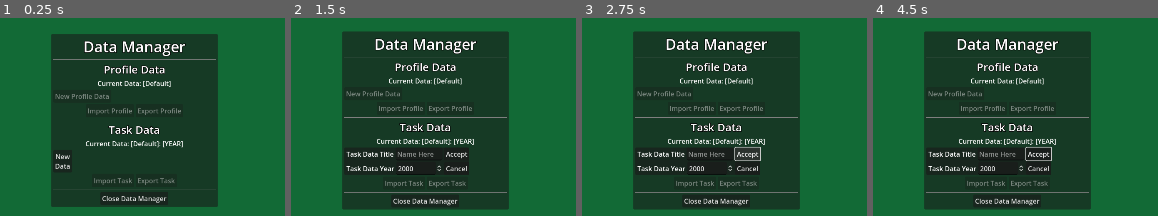
Above: before the commit, frames 1-4 (left to right).
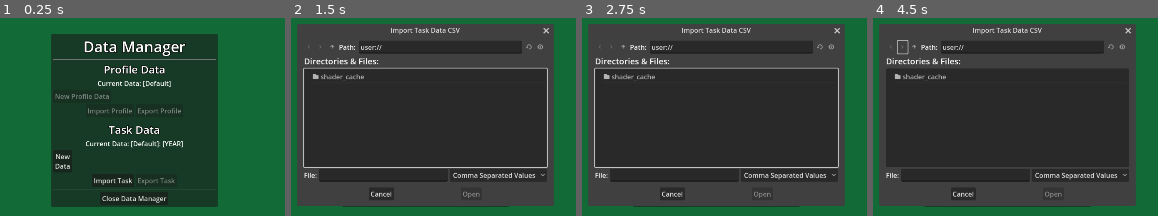
Above: after the commit, the same moments.

Repository: Phoenix-Greenleaf/GG-Household-Helper
Game: Godot game, scene res://scenes/data_manager_screen.tscn
The game is run twice, just before and just after one commit, with the same random seed, the same clock (stepped at 60 frames per second) and the same inputs. This scene is started directly instead of the project's main scene.
Inputs (mouse positions are in pixels of both pictures, inside the frame that each line leads up to):
- Up to frame 1 (0.25 s): no input
- Up to frame 2 (1.5 s): click (405, 180) at 0.5 s, where only the run after the commit has a clickable "Import Task"; click "New Data" at 1.25 s
- Up to frame 3 (2.75 s): click (747, 154) at 2 s, where only the run before the commit has a clickable "Accept"
- Up to frame 4 (4.5 s): click (1038, 154) at 2.75 s, where only the run before the commit has a clickable "Accept"; click (935, 160) at 3.5 s, where only the run after the commit has a clickable "New Data"; click (901, 47) at 4.27 s

The runs differ from the first frame. In frame 1, 0.2% of the frame differs, in the area x 32-47%, y 80-85%; in frame 2, 52%; in frame 3, 52%, in the area x 2-93%, y 3-97%; in frame 4, 52%.

Commit message:
TaskGridContainer gets some love, error.keys error
GridContainer lost its initial test, now has text outputs for the various states. GridContainer now grabs the global tasksheet on _ready and when the global is changed.  Added a MANUALLY TYPED array because Error.keys() is somehow not allowed. But I did get to add a funny "Highscore" feature to the error outputs.

Diff:
--- a/gui/data_manager/data_manager.gd
+++ b/gui/data_manager/data_manager.gd
@@ -19,6 +19,19 @@
 var export_folder = "user://exports/"
 
 var task_button_count: int = 0
+
+var error_keys : Array = [
+	"OK", #0
+	"FAILED", #1
+	"ERR_UNAVAILABLE", #2
+	"ERR_UNCONFIGURED", #3
+	"ERR_UNAUTHORIZED", #4
+	"ERR_PARAMETER_RANGE_ERROR", #5
+	"ERR_OUT_OF_MEMORY", #6
+	"ERR_FILE_NOT_FOUND" #7
+]
+
+
 
 
 func _ready() -> void:
@@ -42,19 +55,6 @@
 	var new_label = intro_text + title + ": " + str(year)
 	current_tasksheet_label.text = new_label
 
-#func _task(save_path):
-#	pass
-#	var task_data = TaskData.new()
-#	spreadsheet_data.spreadsheet_data.append()
-#
-#
-#
-#	var filename = save_path + ".res"
-#	var save_error = ResourceSaver.save(spreadsheet_data, filename)
-#	if save_error != OK:
-#		printerr("Failed to save resource: ", save_error)
-#	return save_error
-
 
 func show_new_task_panel() -> void:
 	new_task_panel.visible = true
@@ -66,8 +66,6 @@
 	new_task_panel.visible = false
 
 func task_field_reset() -> void:
-#	var spin_line_edit = task_data_year_spinbox.get_line_edit()
-#	spin_line_edit.text = 2000
 	task_data_year_spinbox.value = 2000
 	task_data_title_line_edit.clear()
 
@@ -75,12 +73,8 @@
 
 
 
-func _on_import_task_csv_pressed() -> void:
-	import_task_file_dialog.visible = true
-
-
 func _on_import_task_file_dialog_file_selected(path: String) -> void:
-	pass # Replace with function body.
+	prints("File Dialogue import:", path)
 
 
 func _on_new_task_button_pressed() -> void:
@@ -102,14 +96,18 @@
 
 
 func create_spreadsheet_data_and_save() -> void:
-	var tasksheet_year: int = task_data_year_spinbox.value
+	var tasksheet_year := int(task_data_year_spinbox.value)
 	var tasksheet_name: String = task_data_title_line_edit.text
 	var tasksheet_data := TaskSpreadsheetData.new(tasksheet_year, tasksheet_name)
 	var tasksheet_save_name = tasksheet_name + "_" + str(tasksheet_year)
 	var filepath: String = tasksheet_folder + tasksheet_save_name + ".res"
 	var save_error = ResourceSaver.save(tasksheet_data, filepath)
 	if save_error != OK:
-		printerr("Failed to save resource: ", save_error)
+		var error_highscore = error_keys.size() - 1
+		if save_error > error_highscore:
+			printerr("Failed to save resource: NEW HIGHSCORE! ", save_error, "!")
+		else:
+			printerr("Failed to save resource: ", error_keys[save_error], " ", save_error)
 	create_task_save_button(tasksheet_data)
 
 
@@ -144,3 +142,8 @@
 	SignalBus.emit_signal("_on_current_tasksheet_data_changed")
 	var global_test : bool = DataGlobal.current_tasksheet_data == tasksheet_to_send
 	prints("Global Test:", global_test)
+
+
+
+func _on_import_tasksheet_pressed() -> void:
+	import_task_file_dialog.visible = true
--- a/gui/data_manager/data_manager.tscn
+++ b/gui/data_manager/data_manager.tscn
@@ -167,9 +167,8 @@
 layout_mode = 2
 alignment = 1
 
-[node name="ImportTaskCSV" type="Button" parent="MainMargin/DataManagerVBox/TaskCSVHBox"]
-layout_mode = 2
-disabled = true
+[node name="ImportTasksheet" type="Button" parent="MainMargin/DataManagerVBox/TaskCSVHBox"]
+layout_mode = 2
 text = "Import Task"
 
 [node name="ExportTaskCSV" type="Button" parent="MainMargin/DataManagerVBox/TaskCSVHBox"]
@@ -199,5 +198,5 @@
 [connection signal="pressed" from="MainMargin/DataManagerVBox/TaskGrid/NewTaskButton" to="." method="_on_new_task_button_pressed"]
 [connection signal="pressed" from="MainMargin/DataManagerVBox/TaskGrid/NewTaskPanel/Margin/VBox/HBox/TaskAcceptButton" to="." method="_on_task_accept_button_pressed"]
 [connection signal="pressed" from="MainMargin/DataManagerVBox/TaskGrid/NewTaskPanel/Margin/VBox/HBoxContainer2/TaskCancelButton" to="." method="_on_task_cancel_button_pressed"]
-[connection signal="pressed" from="MainMargin/DataManagerVBox/TaskCSVHBox/ImportTaskCSV" to="." method="_on_import_task_csv_pressed"]
+[connection signal="pressed" from="MainMargin/DataManagerVBox/TaskCSVHBox/ImportTasksheet" to="." method="_on_import_tasksheet_pressed"]
 [connection signal="file_selected" from="ImportTaskFileDialog" to="." method="_on_import_task_file_dialog_file_selected"]
--- a/gui/task_spreadsheet/task_spreadsheet_grid_container.gd
+++ b/gui/task_spreadsheet/task_spreadsheet_grid_container.gd
@@ -3,15 +3,31 @@
 @export var data_for_spreadsheet : TaskSpreadsheetData
 
 func _ready() -> void:
+	ready_connections()
 	if !data_for_spreadsheet:
-		test_spreadsheet_initialization()
+#		test_spreadsheet_initialization()
+		print("No Tasksheet found for TaskGrid....")
 	else:
-		print("Spreadsheet data found!")
+		var title = DataGlobal.current_tasksheet_data.spreadsheet_title
+		var year = DataGlobal.current_tasksheet_data.spreadsheet_year
+		prints("TaskGrid found:", title, ":", year)
+
+func ready_connections() -> void:
+	if DataGlobal.current_tasksheet_data:
+		data_for_spreadsheet = DataGlobal.current_tasksheet_data
+	SignalBus._on_current_tasksheet_data_changed.connect(update_grid_spreadsheet)
 
 
-func test_spreadsheet_initialization() -> void:
-	print("No data found for spreadsheet, running test instead.")
-	var test_year = 1992
-	prints("Testing Year", test_year)
-	var test = TaskSpreadsheetData.new(test_year)
-	test.initialization_test()
+#func test_spreadsheet_initialization() -> void:
+#	print("No data found for spreadsheet, running test instead.")
+#	var test_year = 1992
+#	prints("Testing Year", test_year)
+#	var test = TaskSpreadsheetData.new(test_year)
+#	test.initialization_test()
+
+
+func update_grid_spreadsheet() -> void:
+	data_for_spreadsheet = DataGlobal.current_tasksheet_data
+	var title = DataGlobal.current_tasksheet_data.spreadsheet_title
+	var year = DataGlobal.current_tasksheet_data.spreadsheet_year
+	prints("TaskGrid updated:", title, ":", year)
--- a/scenes/editor.gd
+++ b/scenes/editor.gd
@@ -17,6 +17,8 @@
 	connect_other_signal_bus()
 	set_current_date_label()
 	print_ready()
+	if DataGlobal.current_tasksheet_data:
+		update_current_tasksheet_label()
 
 
 
